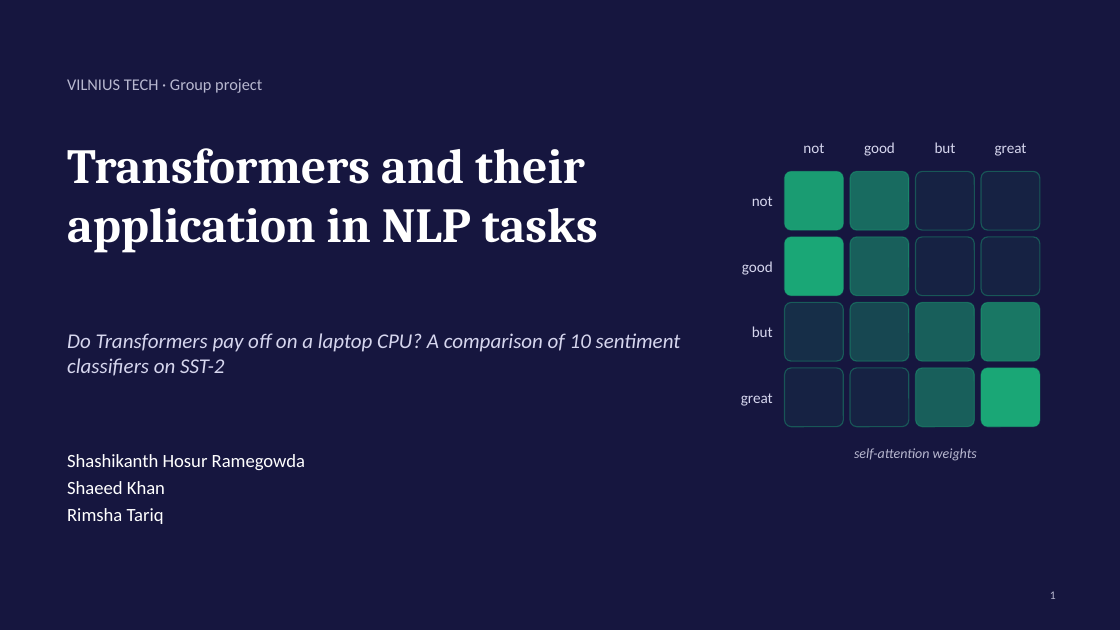
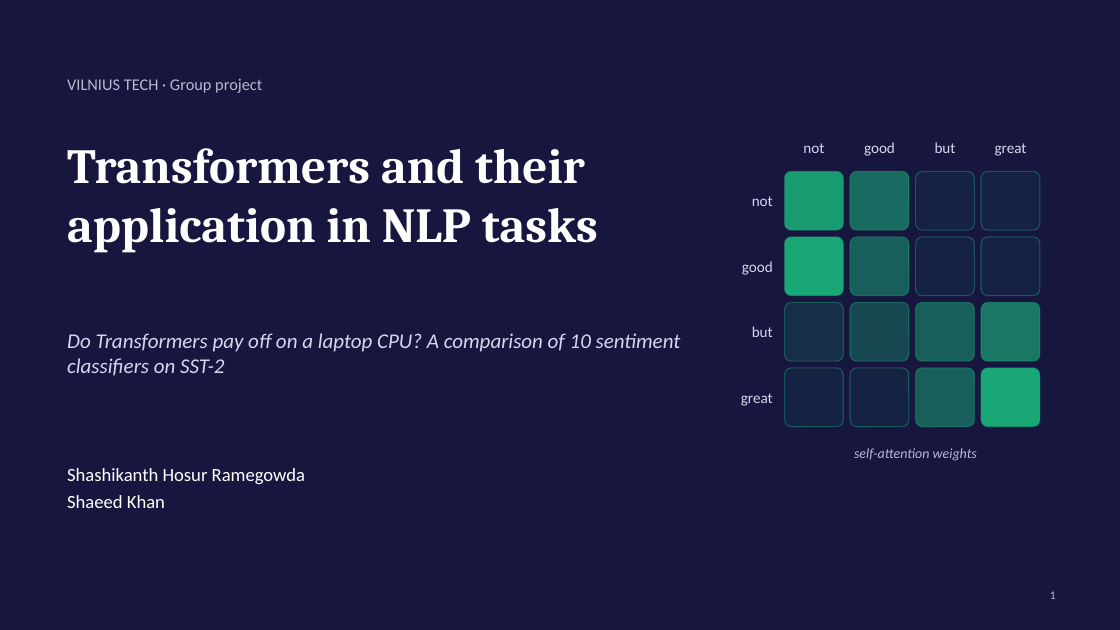
Before and after one commit to shashikanth077/Transformers-NLP, a slide deck: slide 1 of docs/Transformers_in_NLP_Presentation.pptx. Drawn at 1120x630 pixels with LibreOffice and Linux fonts; fonts in the diff are those of the drawing. Boxes give left, top, right and bottom in pixels: in the first picture for what was removed or moved away, otherwise in the second. Text is boxed around its words. In the diff, an @@ line names an element or a change of style, - is before the commit and + after.

```diff
--- a/docs/Transformers_in_NLP_Presentation.pptx
+++ b/docs/Transformers_in_NLP_Presentation.pptx
@@ text at (67, 508, 164, 524): paragraph removed @@
-Rimsha Tariq
```
Also in this commit, not shown: 20 other files.
